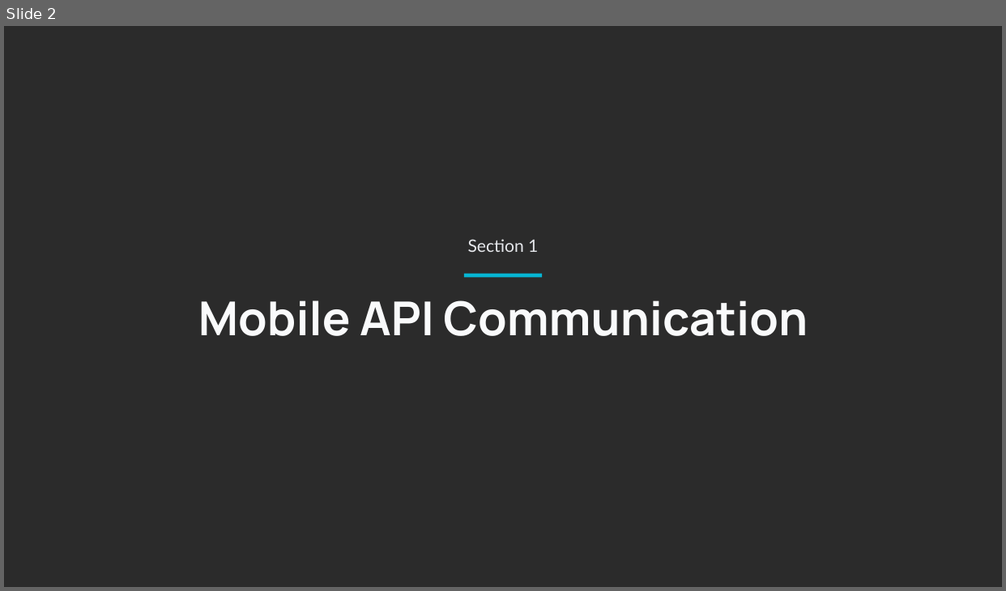
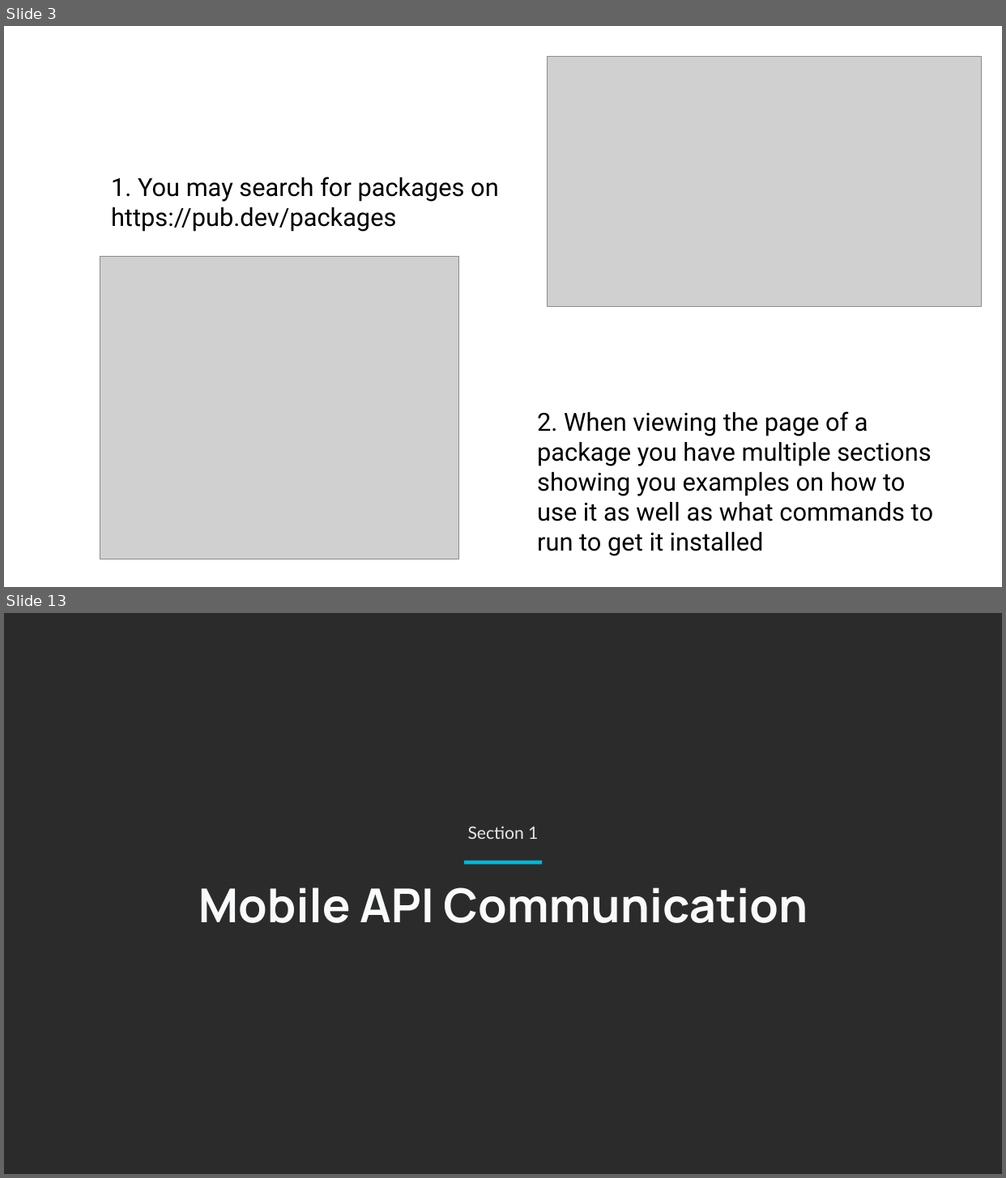
Before and after one commit to rusudinu/mobile-and-embedded-computing, a slide deck: lectures/Mobile-and-Embedded-Lecture6.pptx. Shown one above the other, each under a label of ours: slide 2 before the commit, slides 3 and 13 after it; the slides between them are not shown. The pictures are 1006x591 and 1006x1178 pixels, drawn with LibreOffice and Linux fonts; fonts in the diff are those of the drawing; grey boxes stand for pictures; background and template pictures are left out; a plain dark background stands for a picture behind light text. Boxes give left, top, right and bottom in pixels: in the first picture for what was removed or moved away, otherwise in the second. Text is boxed around its words. In the diff, an @@ line names an element or a change of style, - is before the commit and + after.

```diff
--- a/lectures/Mobile-and-Embedded-Lecture6.pptx
+++ b/lectures/Mobile-and-Embedded-Lecture6.pptx
@@ slide 3 added at bbox=[4, 26, 1002, 587], background #FFFFFF @@
@@ picture added at bbox=[548, 57, 982, 307] @@
@@ text added at bbox=[111, 177, 499, 232], 24 pt, text #000000 @@
+1. You may search for packages on https://pub.dev/packages
@@ picture added at bbox=[100, 256, 459, 559] @@
@@ text added at bbox=[537, 412, 933, 557], 24 pt, text #000000 @@
+2. When viewing the page of a package you have multiple sections showing you examples on how to use it as well as what commands to run to get it installed
@@ what was slide 2 is now slide 13 @@
```
Also in this commit, not shown: 1 slide changed, 10 other slides added.
